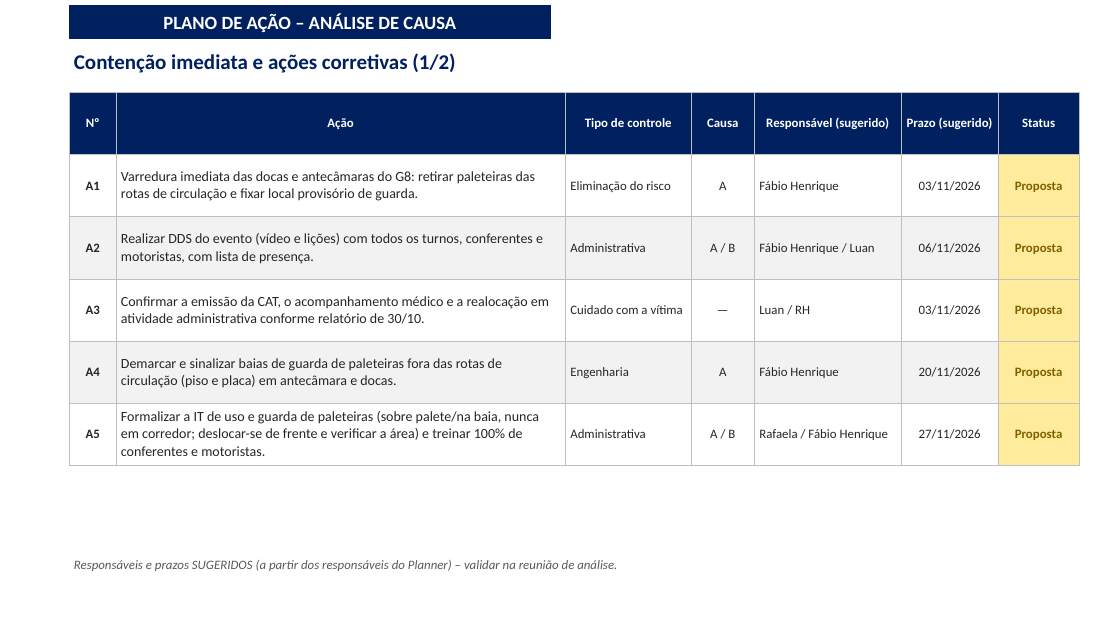
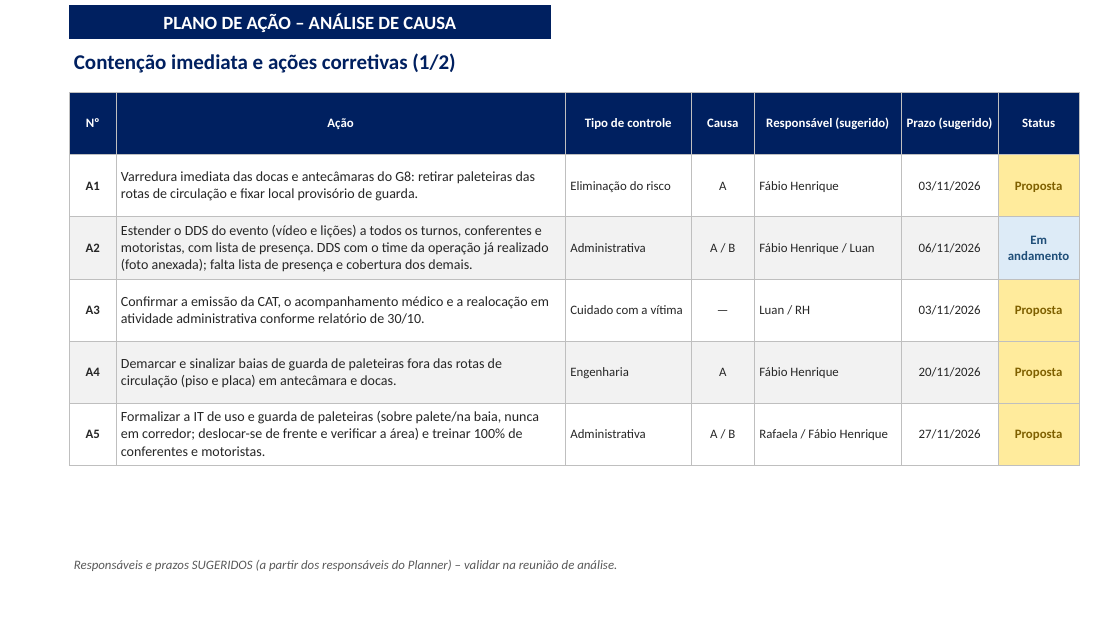
Before and after one commit to luantavarez9/hospital-seguro, a slide deck: slide 19 of entrega_acidente_GRU1/Apresentacao_Ocorrencia_Acidente_GRU_I.pptx (slide 18 before the commit). Drawn at 1120x630 pixels with LibreOffice and Linux fonts; fonts in the diff are those of the drawing; background and template pictures are left out. Boxes give left, top, right and bottom in pixels: in the first picture for what was removed or moved away, otherwise in the second. Text is boxed around its words. In the diff, an @@ line names an element or a change of style, - is before the commit and + after.

```diff
--- a/entrega_acidente_GRU1/Apresentacao_Ocorrencia_Acidente_GRU_I.pptx
+++ b/entrega_acidente_GRU1/Apresentacao_Ocorrencia_Acidente_GRU_I.pptx
@@ table at [70,92,1080,465] @@
-row 3, column 2: Realizar DDS do evento (vídeo e lições) com todos os turnos, conferentes e motoristas, com lista de presença.
+row 3, column 2: Estender o DDS do evento (vídeo e lições) a todos os turnos, conferentes e motoristas, com lista de presença. DDS com o time da operação já realizado (foto anexada); falta lista de presença e cobertura dos demais.
-row 3, column 7: Proposta
+row 3, column 7: Em andamento
@@ fill #FFEB9C to #DDEBF7 in row 3, column 7 @@
```
Also in this commit, not shown: 6 other slides changed, 1 slide added, 4 other files.
